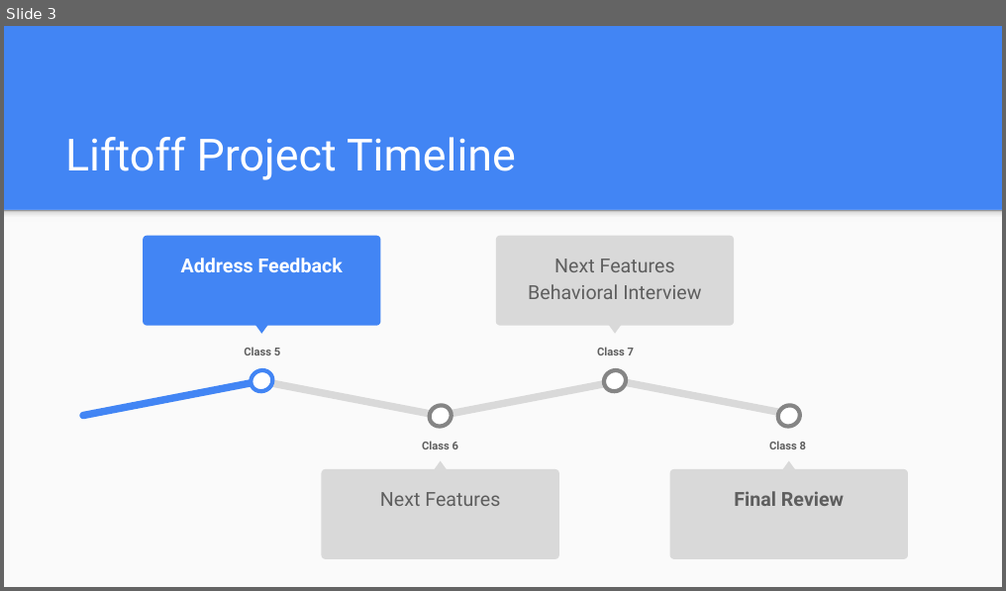
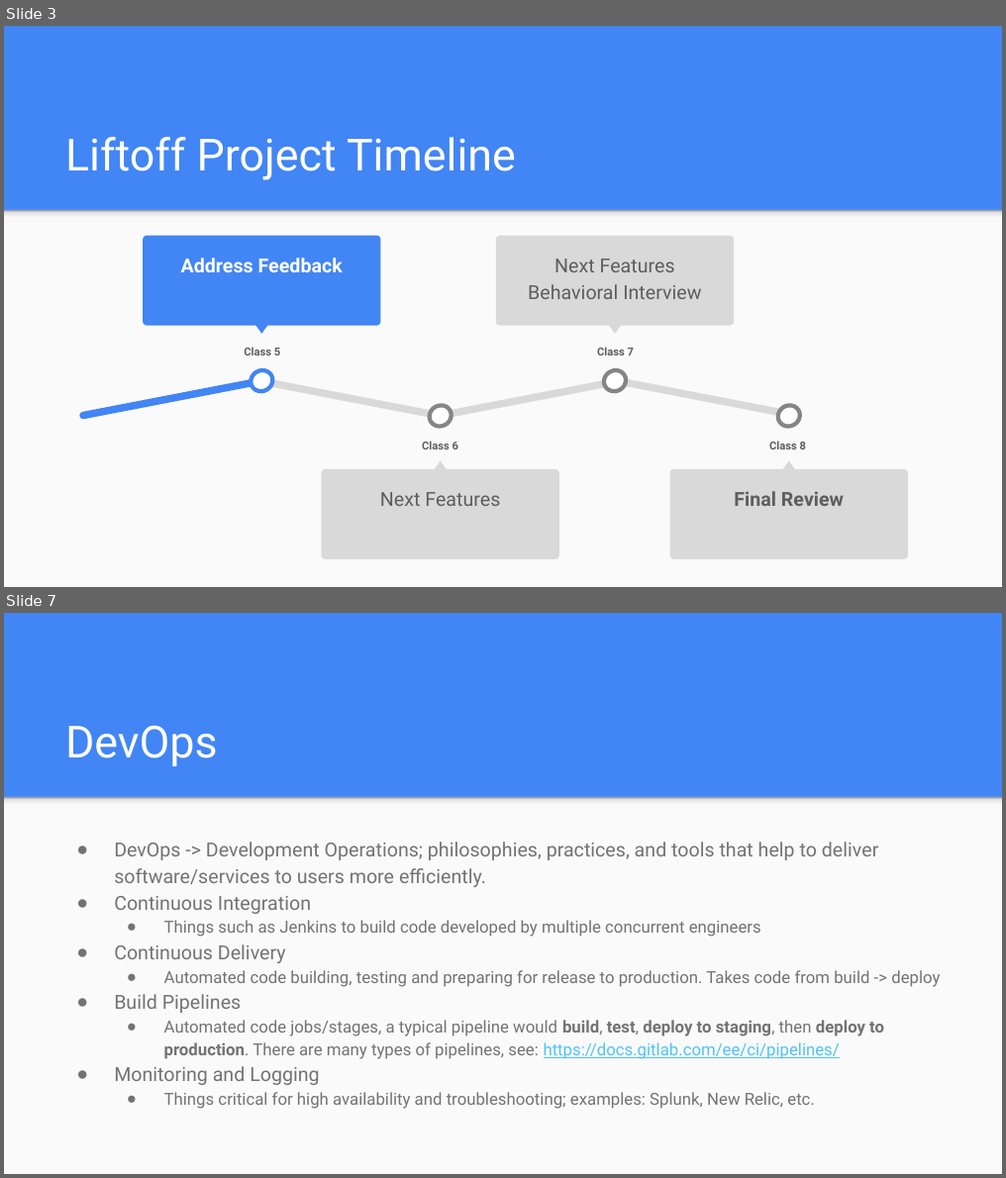
Before and after one commit to icon5585/liftoff-presentations, a slide deck: Class 5 Slides.pptx. Shown one above the other, each under a label of ours: slide 3 before the commit, slides 3 and 7 after it; the slides between them are not shown. The pictures are 1006x591 and 1006x1178 pixels, drawn with LibreOffice and Linux fonts; fonts in the diff are those of the drawing. Boxes give left, top, right and bottom in pixels: in the first picture for what was removed or moved away, otherwise in the second. Text is boxed around its words. In the diff, an @@ line names an element or a change of style, - is before the commit and + after.

```diff
--- a/Class 5 Slides.pptx
+++ b/Class 5 Slides.pptx
@@ slide 7 added at bbox=[4, 613, 1002, 1174], background #4285F4; not listed: 2 template elements that a slide beside it also shows @@
@@ title added at bbox=[65, 725, 218, 766], 32 pt, text #FFFFFF @@
+DevOps
@@ text added at bbox=[114, 842, 940, 1109], 12 pt, text #737373 @@
+● DevOps -> Development Operations; philosophies, practices, and tools that help to deliver software/services to users more efficiently.
+● Continuous Integration
+  ● Things such as Jenkins to build code developed by multiple concurrent engineers
+● Continuous Delivery
+  ● Automated code building, testing and preparing for release to production. Takes code from build -> deploy
+● Build Pipelines
+  ● Automated code jobs/stages, a typical pipeline would build, test, deploy to staging, then deploy to production. There are many types of pipelines, see: https://docs.gitlab.com/ee/ci/pipelines/
+● Monitoring and Logging
+  ● Things critical for high availability and troubleshooting; examples: Splunk, New Relic, etc.
```
Also in this commit, not shown: 2 slides changed, 12 other slides added, 4 slides removed.
